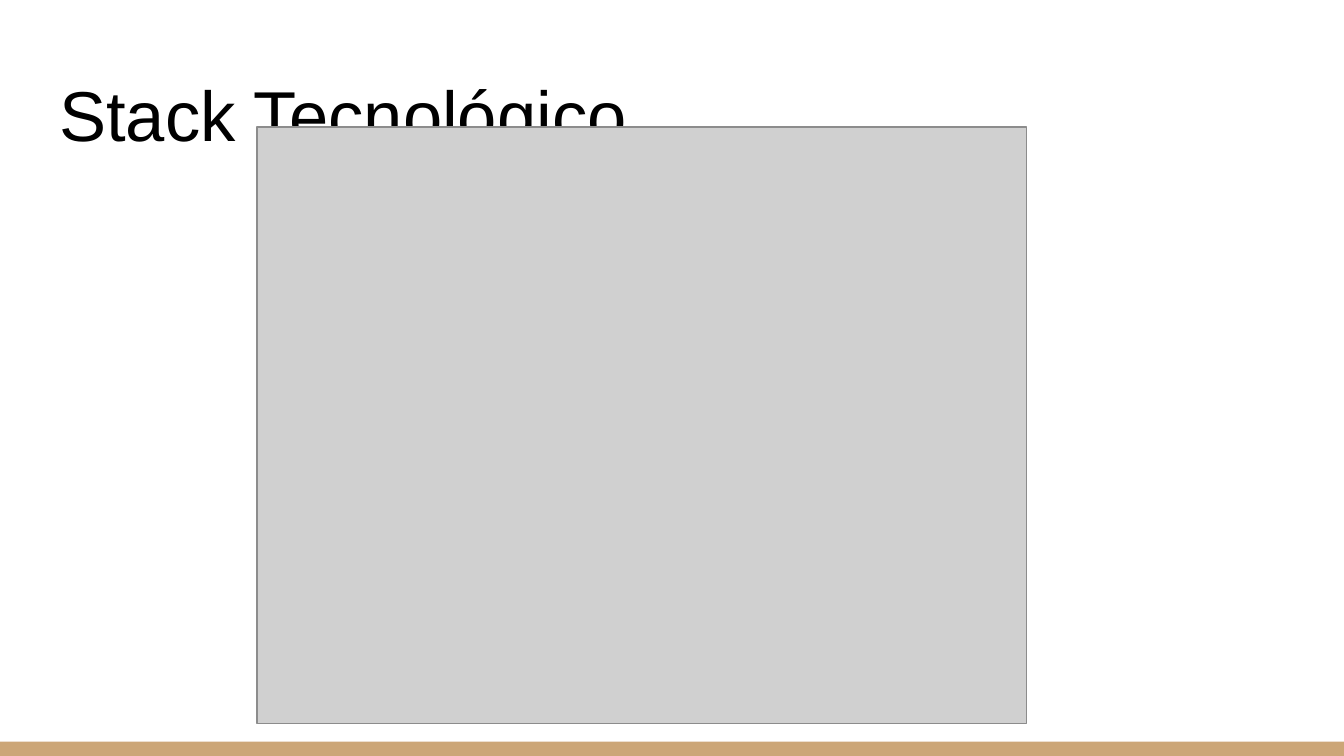
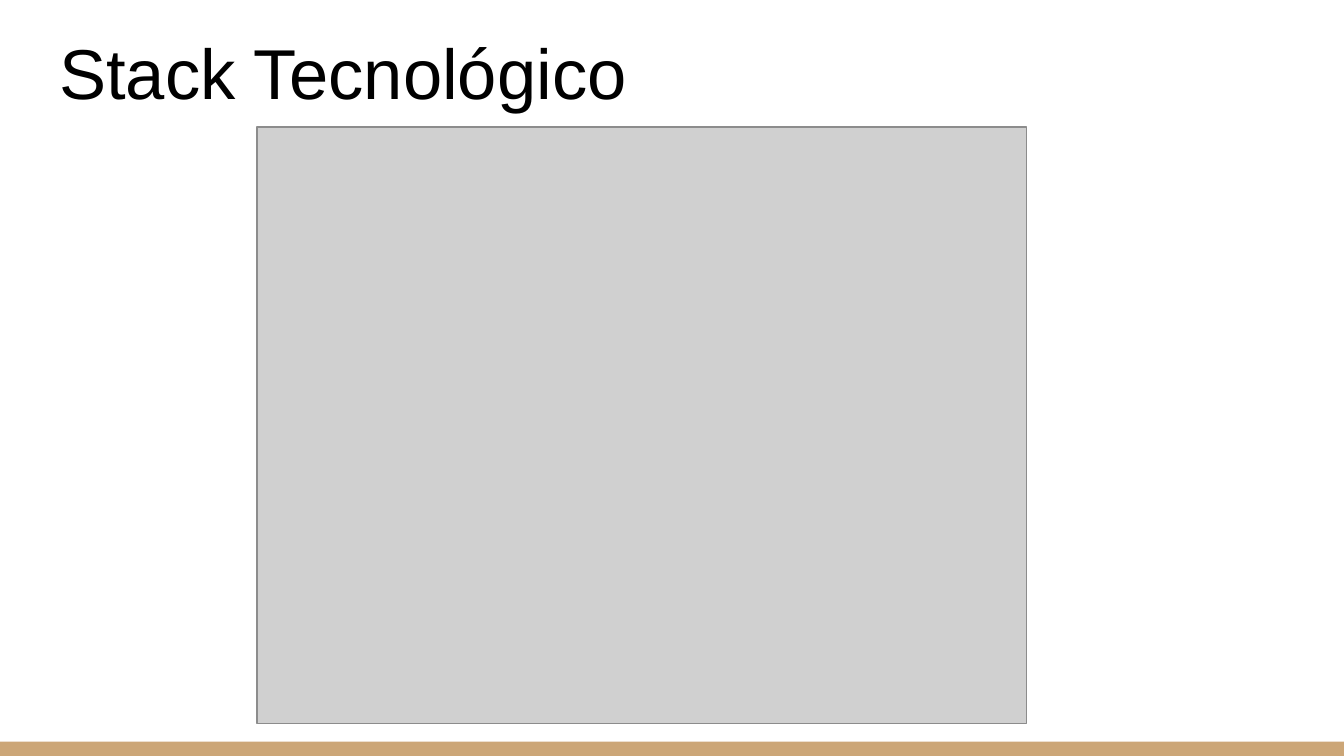
Before and after one commit to Chinaskidev/Dataminds-Consulting, a slide deck: slide 13 of Documentacion/Sprint_1/Demo_Sprint_1.pptx (slide 16 before the commit). Drawn at 1344x756 pixels with LibreOffice and Linux fonts; fonts in the diff are those of the drawing; grey boxes stand for pictures. Boxes give left, top, right and bottom in pixels: in the first picture for what was removed or moved away, otherwise in the second. Text is boxed around its words. In the diff, an @@ line names an element or a change of style, - is before the commit and + after.

```diff
--- a/Documentacion/Sprint_1/Demo_Sprint_1.pptx
+++ b/Documentacion/Sprint_1/Demo_Sprint_1.pptx
@@ title "Stack Tecnológico" rewrapped from box(59, 84, 627, 154) to box(59, 47, 627, 112) @@
```
Also in this commit, not shown: 8 other slides changed, 2 slides added, 5 slides removed, 2 other files.
